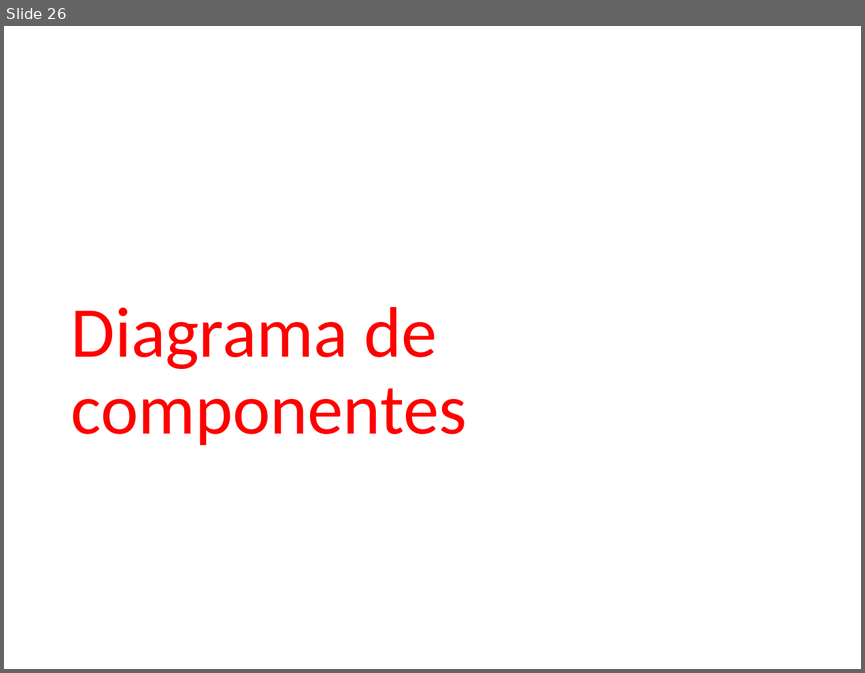
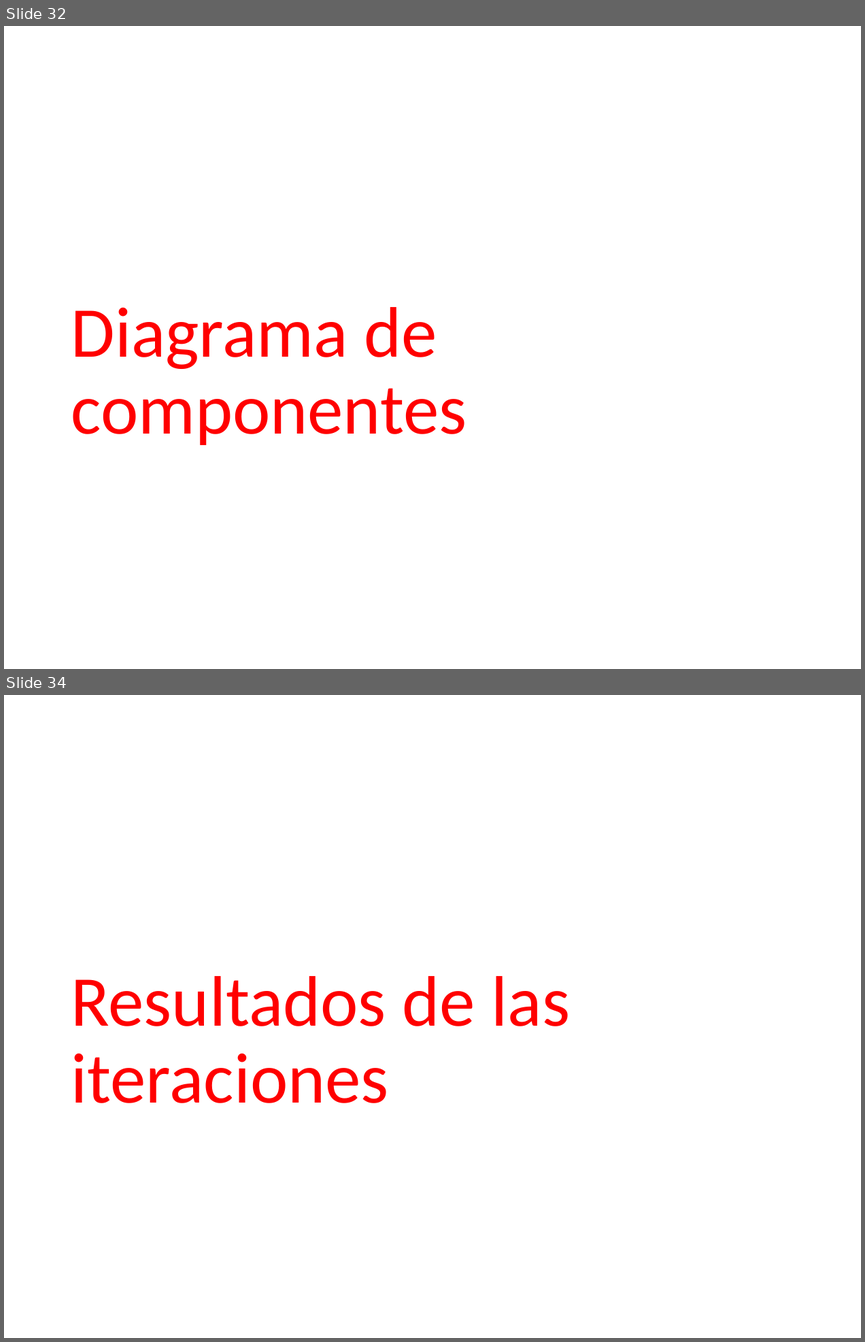
Before and after one commit to eruizgar91/GTU14, a slide deck: docs/Presentacion1/Gestión de Tarjetas Universitarias v2.pptx. Shown one above the other, each under a label of ours: slide 26 before the commit, slides 32 and 34 after it; the slides between them are not shown. The pictures are 865x673 and 865x1342 pixels, drawn with LibreOffice and Linux fonts; fonts in the diff are those of the drawing. Boxes give left, top, right and bottom in pixels: in the first picture for what was removed or moved away, otherwise in the second. Text is boxed around its words. In the diff, an @@ line names an element or a change of style, - is before the commit and + after.

```diff
--- a/docs/Presentacion1/Gestión de Tarjetas Universitarias v2.pptx
+++ b/docs/Presentacion1/Gestión de Tarjetas Universitarias v2.pptx
@@ slide 34 added at bbox=[4, 695, 861, 1338], background #FFFFFF @@
@@ title added at bbox=[71, 976, 570, 1103], 60 pt, text #FF0000 @@
+Resultados de las iteraciones
@@ what was slide 26 is now slide 32 @@
```
Also in this commit, not shown: 8 other slides added.
